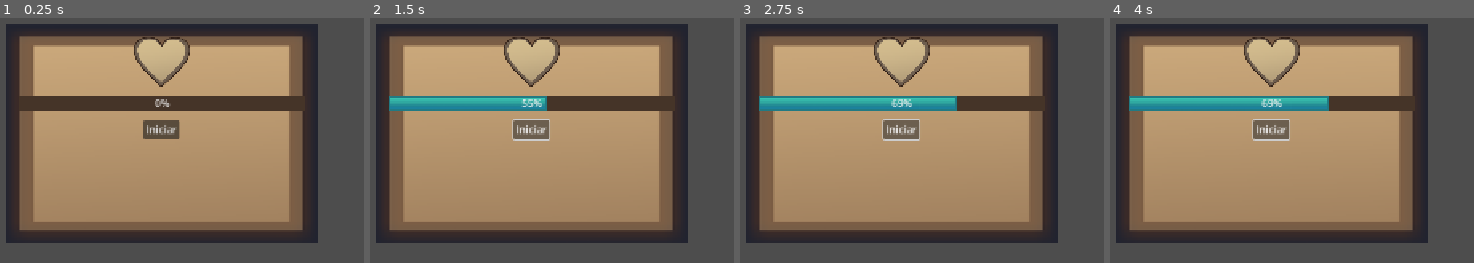
Above: before the commit, frames 1-4 (left to right).
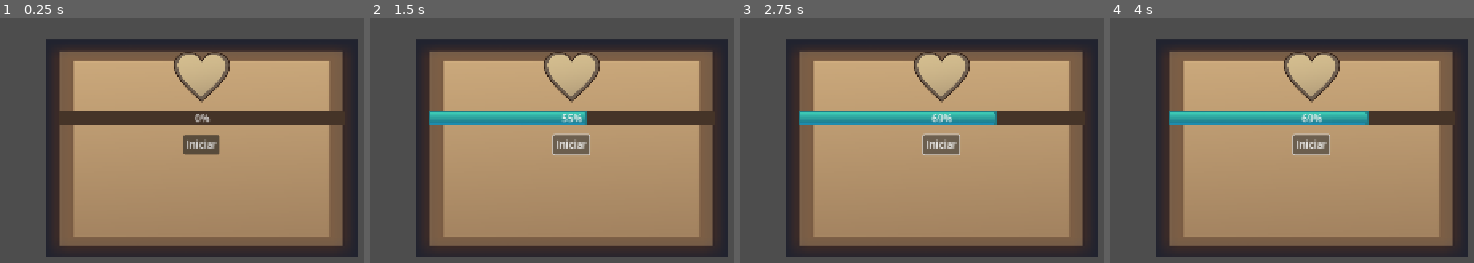
Above: after the commit, the same moments.

Repository: laisgsz/Atividade8_nineslice
Game: Godot game, scene res://cena7.tscn
Two runs of this game, one before a commit and one after it. Both use one fixed random seed, a clock stepped at 60 frames per second and the inputs below.
Inputs:
- Up to frame 1 (0.25 s): no input
- Up to frame 2 (1.5 s): click "Iniciar" at 0.5 s; click "Iniciar" at 1.25 s
- Up to frame 3 (2.75 s): click "Iniciar" at 2 s
- Up to frame 4 (4 s): tap Enter at 2.75 s; tap Space at 3.5 s

The runs differ from the first frame. In frame 1, 59% of the frame differs, in the area x 1-99%, y 2-98%; in frame 2, 59%; in frame 3, 59%; in frame 4, 59%.

Commit message:
Update cena7.tscn

Diff:
--- a/cena7.tscn
+++ b/cena7.tscn
@@ -30,10 +30,10 @@
 anchors_preset = 15
 anchor_right = 1.0
 anchor_bottom = 1.0
-offset_left = -13.0
-offset_top = -18.0
-offset_right = -13.0
-offset_bottom = -18.0
+offset_left = 51.0
+offset_top = 6.0
+offset_right = 51.0
+offset_bottom = 6.0
 grow_horizontal = 2
 grow_vertical = 2
 
